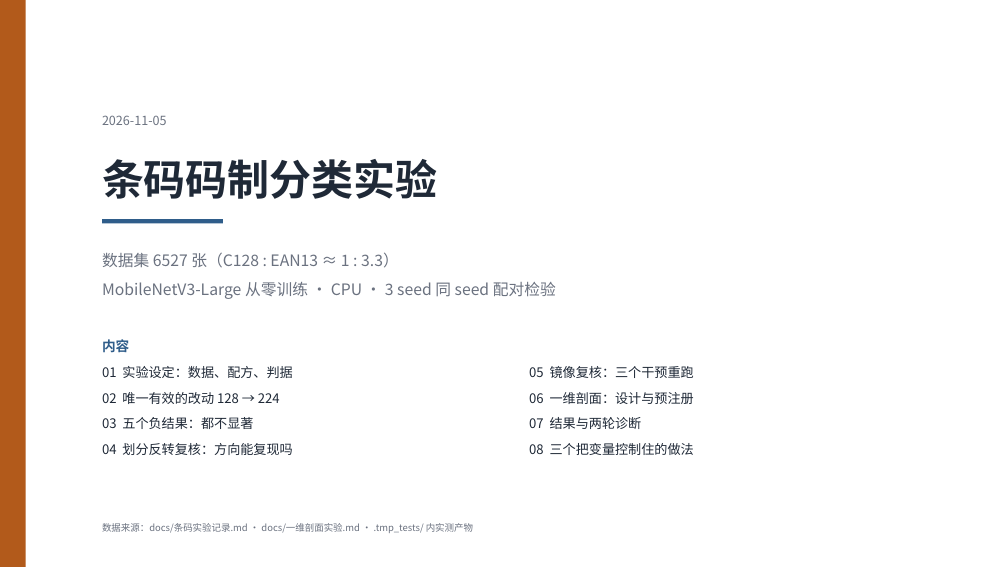
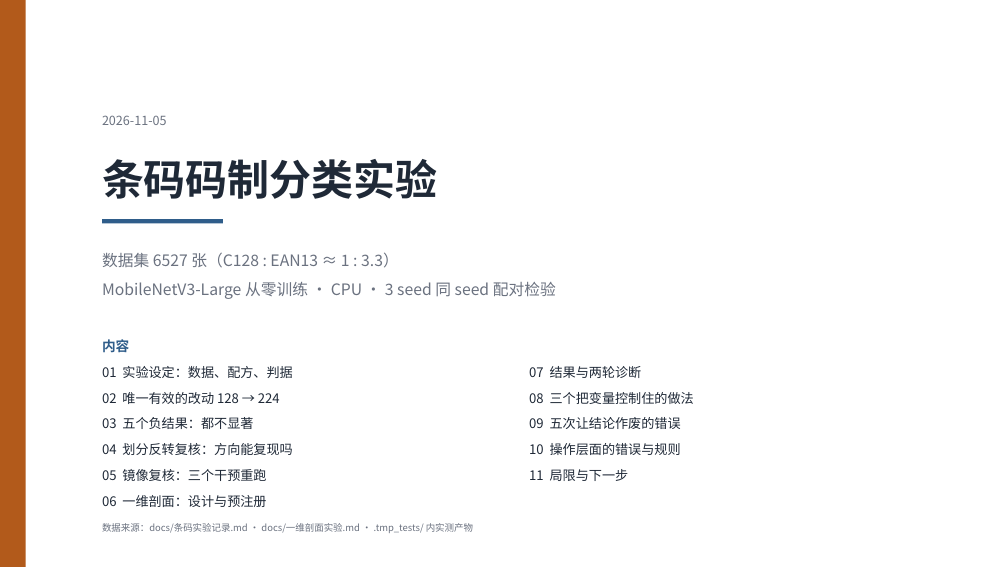
Before and after one commit to adddd392/study0, a slide deck: slide 17 of slides/第三周汇报.pptx (slide 15 before the commit). Drawn at 1008x567 pixels with LibreOffice and Linux fonts; fonts in the diff are those of the drawing. Boxes give left, top, right and bottom in pixels: in the first picture for what was removed or moved away, otherwise in the second. Text is boxed around its words. In the diff, an @@ line names an element or a change of style, - is before the commit and + after.

```diff
--- a/slides/第三周汇报.pptx
+++ b/slides/第三周汇报.pptx
@@ text "07 结果与两轮诊断": place and size @@
-text "07 结果与两轮诊断" at <box>529,417,642,429</box>
+text "07 结果与两轮诊断" at <box>529,366,642,378</box>
@@ text "08 三个把变量控制住的做法": place and size @@
-text "08 三个把变量控制住的做法" at <box>529,443,694,455</box>
+text "08 三个把变量控制住的做法" at <box>529,392,694,404</box>
@@ text added at <box>529,417,681,429</box>, 12.5 pt, text #1F2937 @@
+09 五次让结论作废的错误
@@ text added at <box>529,443,681,455</box>, 12.5 pt, text #1F2937 @@
+10 操作层面的错误与规则
@@ text "05 镜像复核：三个干预重跑": place and size @@
-text "05 镜像复核：三个干预重跑" at <box>529,366,694,378</box>
+text "05 镜像复核：三个干预重跑" at <box>102,469,266,481</box>
@@ text added at <box>529,469,629,481</box>, 12.5 pt, text #1F2937 @@
+11 局限与下一步
@@ text "06 一维剖面：设计与预注册": place and size @@
-text "06 一维剖面：设计与预注册" at <box>529,392,694,404</box>
+text "06 一维剖面：设计与预注册" at <box>102,495,266,507</box>
```
Also in this commit, not shown: 13 other slides changed, 4 slides added, 1 other file.
